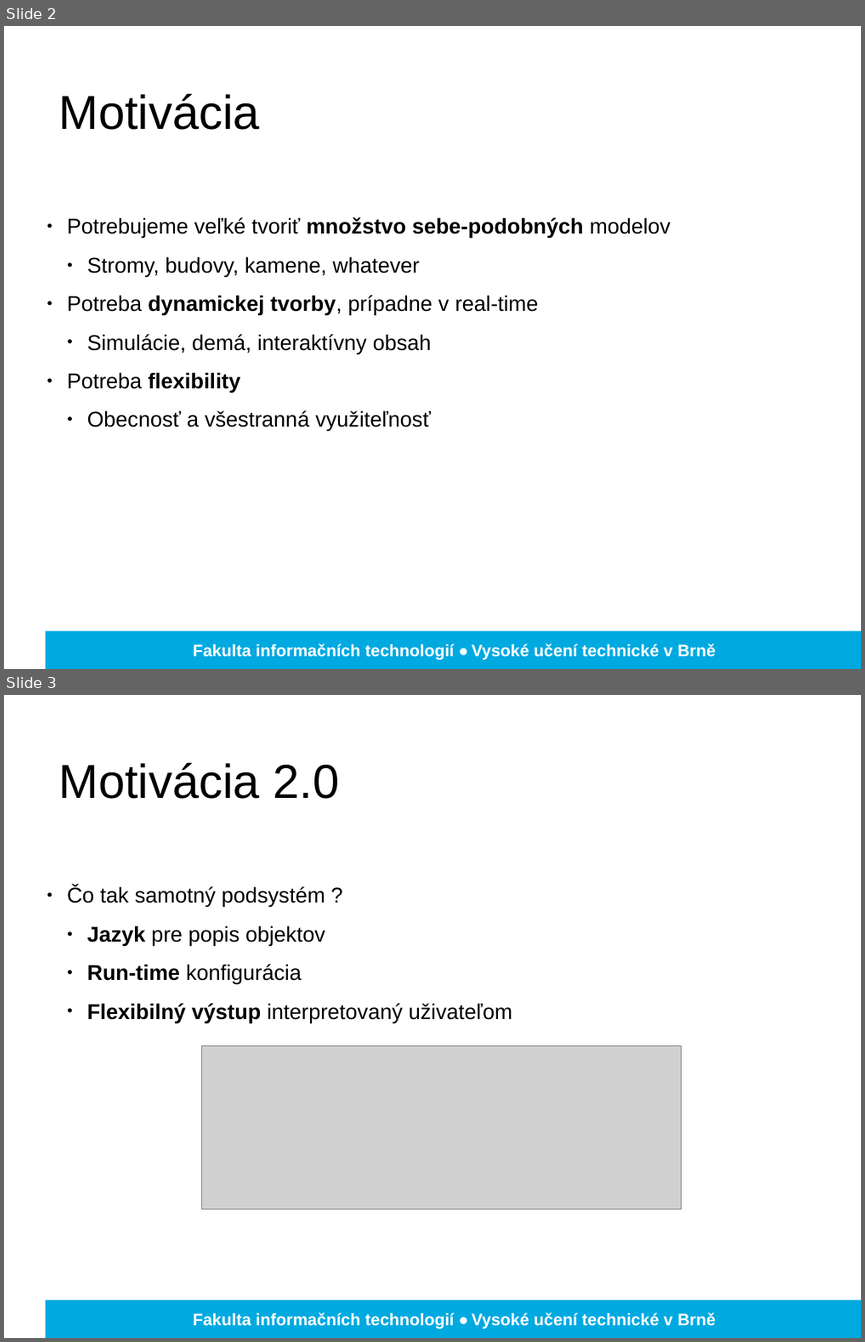
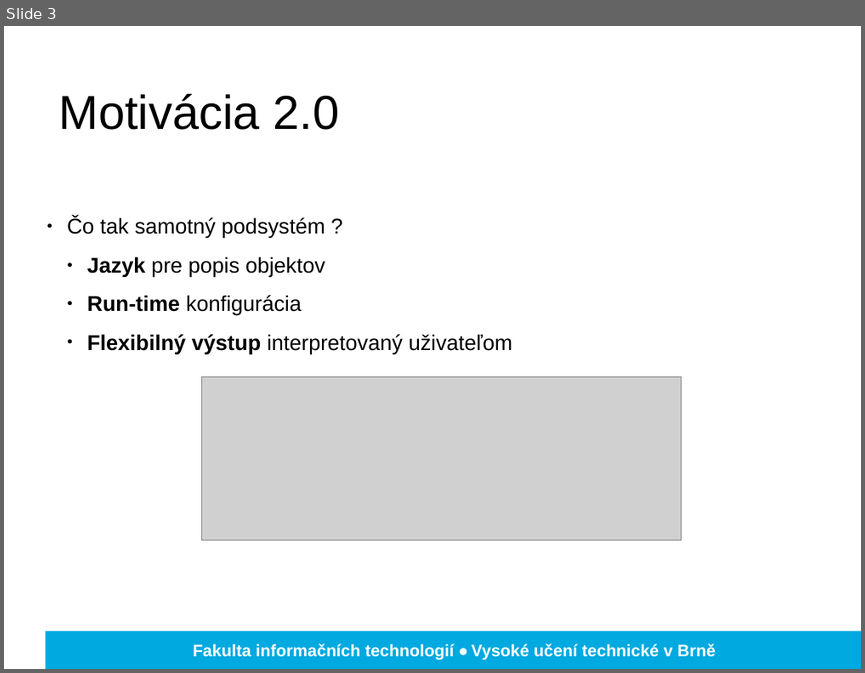
Before and after one commit to Romop5/procgen, a slide deck: obhajoby/zima.pptx. Shown one above the other, each under a label of ours: slides 2 and 3 before the commit, slide 3 after it. The pictures are 865x1342 and 865x673 pixels, drawn with LibreOffice and Linux fonts; fonts in the diff are those of the drawing; grey boxes stand for pictures; background and template pictures are left out. Boxes give left, top, right and bottom in pixels: in the first picture for what was removed or moved away, otherwise in the second. Text is boxed around its words. In the diff, an @@ line names an element or a change of style, - is before the commit and + after.

```diff
--- a/obhajoby/zima.pptx
+++ b/obhajoby/zima.pptx
@@ slide 2 removed at (4,26,861,669), background picture (left out); not listed: 2 template elements that a slide beside it also shows @@
@@ text removed at (59,93,260,130) @@
-Motivácia
@@ text removed at (67,217,670,431) @@
-● Potrebujeme veľké tvoriť množstvo sebe-podobných modelov
-  ● Stromy, budovy, kamene, whatever
-● Potreba dynamickej tvorby, prípadne v real-time
-  ● Simulácie, demá, interaktívny obsah
-● Potreba flexibility
-  ● Obecnosť a všestranná využiteľnosť
```
Also in this commit, not shown: 3 slides changed, 3 slides added, 1 other slide removed.
